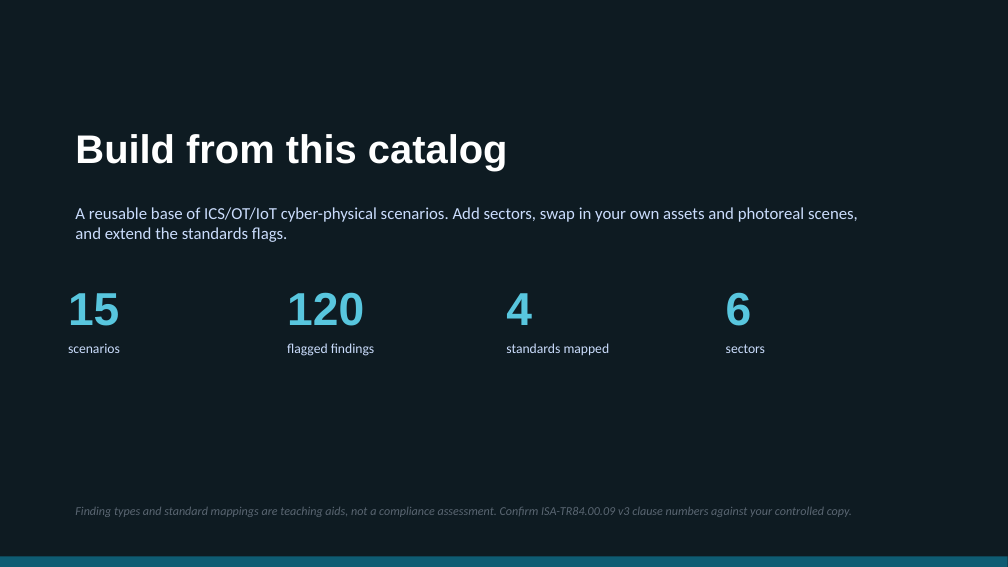
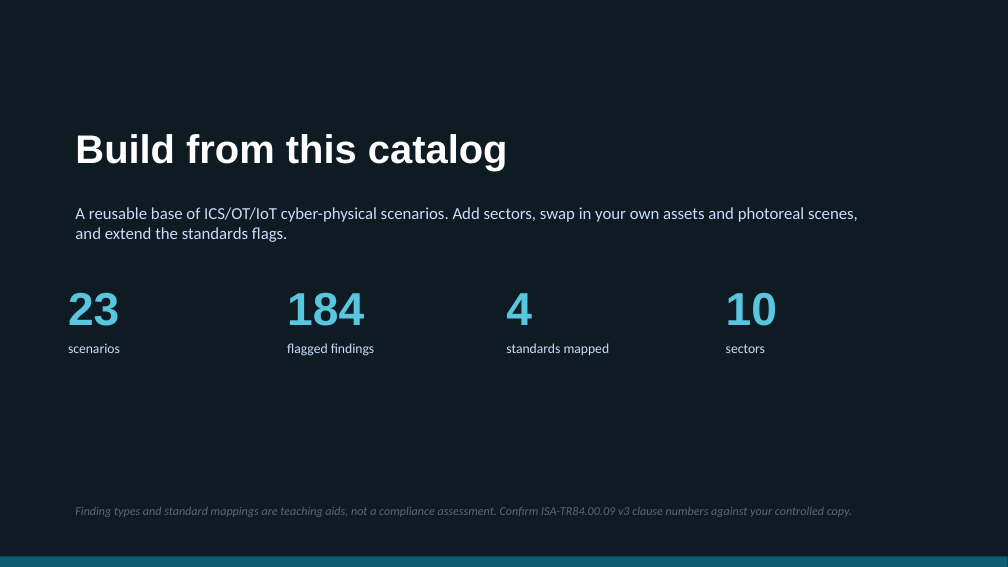
Before and after one commit to isiahjonesSTEM/security-methodology, a slide deck: slide 49 of AI_Tools_Research/Training and Awareness/ICS_OT_IoT_Cyber_Physical_Catalog.pptx (slide 33 before the commit). Drawn at 1008x567 pixels with LibreOffice and Linux fonts; fonts in the diff are those of the drawing. Boxes give left, top, right and bottom in pixels: in the first picture for what was removed or moved away, otherwise in the second. Text is boxed around its words. In the diff, an @@ line names an element or a change of style, - is before the commit and + after.

```diff
--- a/AI_Tools_Research/Training and Awareness/ICS_OT_IoT_Cyber_Physical_Catalog.pptx
+++ b/AI_Tools_Research/Training and Awareness/ICS_OT_IoT_Cyber_Physical_Catalog.pptx
@@ text at [68, 292, 119, 326]: text changed @@
-15
+23
@@ text at [287, 292, 364, 326]: text changed @@
-120
+184
@@ text at [726, 292, 777, 326]: text changed @@
-6
+10
```
Also in this commit, not shown: 1 other slide changed, 16 slides added, 3 other files.
